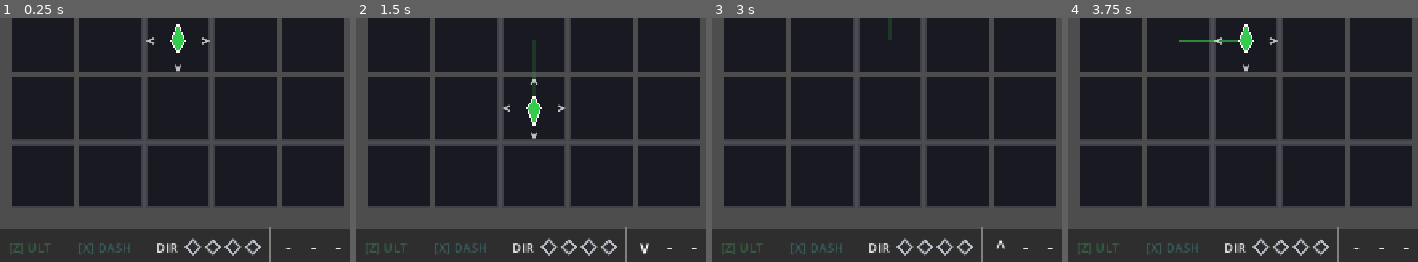
Above: before the commit, frames 1-4 (left to right).
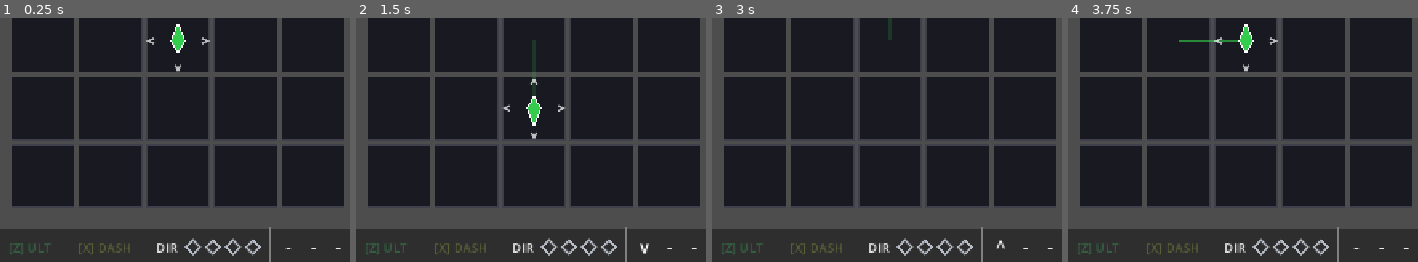
Above: after the commit, the same moments.

Repository: Periodev/DIR_03
Game: Godot game, scene res://scenes/extra_mode/extra_mode.tscn
Same seed, same stepped clock (60 frames per second), same inputs: the game is played once before the commit and once after it. This scene is started directly instead of the project's main scene.
Inputs (mouse positions are % of the whole screen's width and height, from its top left):
- Up to frame 1 (0.25 s): no input
- Up to frame 2 (1.5 s): tap Enter at 0.5 s; move the mouse to (81, 44) at 0.52 s; hold Right (move_right) 0.53-1.28 s; tap R at 0.6 s; click (81, 44) at 0.67 s; tap F5 (reset_level) at 1.25 s; move the mouse to (33, 54) at 1.27 s; hold Down (move_down) from 1.28 s (still down); tap X (install_vector) at 1.35 s
- Up to frame 3 (3 s): tap R at 1.55, 2.3 s; tap F5 (reset_level) at 2, 2.75 s; move the mouse to (68, 26) at 2.02 s; release Down (move_down) at 2.03 s; hold Right (move_right) 2.03-2.78 s; hold Space (trigger_vector) 2.03-2.78 s; move the mouse to (50, 69) at 2.77 s; hold Up (move_up) from 2.78 s (still down); tap Z (undo_command) at 2.85 s; click (50, 69) at 2.92 s
- Up to frame 4 (3.75 s): tap R at 3.05, 3.6 s; tap F5 (reset_level) at 3.5 s; move the mouse to (90, 64) at 3.52 s; release Up (move_up) at 3.53 s; hold Left (move_left) from 3.53 s (still down)
The pictures show only the part of the screen within x 31-81%, y 44-94%; the shares and areas given below are measured in that part.

The runs differ from the first frame. In frame 1, 0.2% of the frame differs, in the area x 22-38%, y 92-97%; in frame 2, 0.2%; in frame 3, 0.2%; in frame 4, 0.2%.

Commit message:
Tune EXTRA dash cues and slash reach

Diff:
--- a/scripts/extra_mode/CharacterImpl_PLN.gd
+++ b/scripts/extra_mode/CharacterImpl_PLN.gd
@@ -9,6 +9,7 @@
 const ULT_WINDUP := WINDUP * 1.1
 const MOVE_DURATION := 0.07
 const ULT_MOVE_DURATION := 0.05
+const NORMAL_SLASH_LENGTH := 145.0
 const NORMAL_SLASH_WIDTH := 8.0
 const ULT_SLASH_WIDTH := PLNSlashEffect.MAX_WIDTH
 
@@ -104,7 +105,7 @@
 		origin.y * board.CELL_STEP + board.CELL_SIZE / 2.0
 	)
 	board.add_child(slash_fx)
-	var slash_length: float = 175.0 if slash_length_override < 0.0 else slash_length_override
+	var slash_length: float = NORMAL_SLASH_LENGTH if slash_length_override < 0.0 else slash_length_override
 	slash_fx.setup(Vector2(dv), false, windup_duration, true, slash_length, slash_width_override)
 	board.get_tree().create_timer(windup_duration + 0.03 + 0.10).timeout.connect(
 		func(): trigger_move(board, move_duration_override))
--- a/scripts/extra_mode/HUD.gd
+++ b/scripts/extra_mode/HUD.gd
@@ -65,7 +65,7 @@
 	dash_action_label = Label.new()
 	dash_action_label.text = "[X] DASH"
 	dash_action_label.add_theme_font_size_override("font_size", 20)
-	dash_action_label.add_theme_color_override("font_color", Color("#55DDE0"))
+	dash_action_label.add_theme_color_override("font_color", Color("#C8E64A"))
 	dash_action_label.custom_minimum_size = Vector2(116, 36)
 	dash_action_label.vertical_alignment = VERTICAL_ALIGNMENT_CENTER
 	dash_action_label.horizontal_alignment = HORIZONTAL_ALIGNMENT_CENTER
@@ -239,7 +239,7 @@
 	ai_status_label.text = "[F4] AI ON" if enabled else "[F4] AI"
 	ai_status_label.add_theme_color_override(
 		"font_color",
-		Color("#55DDE0") if enabled else Color(0.68, 0.70, 0.74)
+		Color("#C8E64A") if enabled else Color(0.68, 0.70, 0.74)
 	)
 
 func play_inventory_hit(slot_count: int) -> void:
--- a/scripts/extra_mode/Player.gd
+++ b/scripts/extra_mode/Player.gd
@@ -119,7 +119,7 @@
 	const ARROW_HALF_HEIGHT := 6.0
 	const OUTLINE_WIDTH := 6.0
 	const FILL_WIDTH := 3.5
-	var arrow_color := Color("#55DDE0")
+	var arrow_color := Color("#C8E64A")
 	for direction in bonus_step_directions:
 		var forward := Vector2(CharacterData.DIR_VECTOR[direction])
 		var side := Vector2(-forward.y, forward.x)
--- a/tools/verify_extra_bonus_step.gd
+++ b/tools/verify_extra_bonus_step.gd
@@ -10,6 +10,9 @@
 	if not is_equal_approx(CharacterImpl_PLN.NORMAL_CHARGE_SCALE, 0.8) \
 			or not is_equal_approx(CharacterImpl_PLN.ULT_WINDUP, CharacterImpl_PLN.WINDUP * 1.1):
 		fail("Normal and ULT charge presentation no longer use their distinct scale and timing.")
+		return
+	if not is_equal_approx(CharacterImpl_PLN.NORMAL_SLASH_LENGTH, 145.0):
+		fail("Normal slash no longer ends just beyond an adjacent enemy.")
 		return
 
 	var score_fixture := ScoreManager.new()
Not shown, changed: tools/verify_v11_static.ps1
